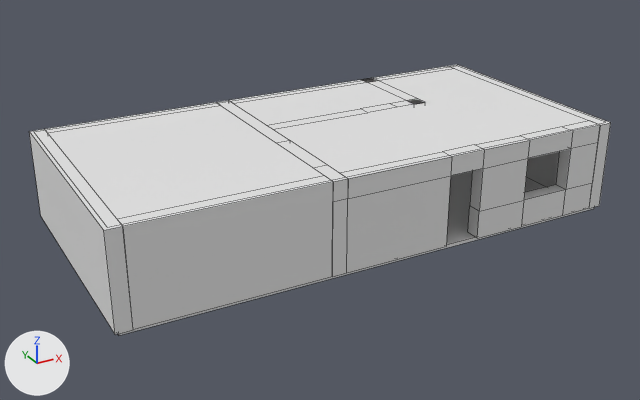
Two versions of the Blender file Dott-VR_front/Assets/Created assets/Manor.blend, one commit apart.
Both versions are drawn from a 50 mm camera at (-12.34, -17.54, 10.39) aimed at (-1.45, 2.28, 0.48). Every picture has the same lights, and +X, +Y and +Z are marked at lower left. Mesh edges are drawn as thin lines.

Before the edit, the objects in view are built like this:
```python
me_cube_001 = bpy.data.meshes.new('Cube.001')
me_cube_001.from_pydata(...)  # a box spanning x -0.5..0.5, y -0.5..0.5, z -0.5..0.5
me_cube_011 = bpy.data.meshes.new('Cube.011')
me_cube_011.from_pydata(...)  # a box spanning x -0.5..0.5, y -0.5..0.5, z -0.5..0.5
me_cube_013 = bpy.data.meshes.new('Cube.013')
me_cube_013.from_pydata(...)  # a box spanning x -0.5..0.5, y -0.5..0.5, z -0.5..0.5
me_cube_015 = bpy.data.meshes.new('Cube.015')
me_cube_015.from_pydata(...)  # a box spanning x -0.5..0.5, y -0.5..0.5, z -0.5..0.5
ob_floor = bpy.data.objects.new('floor', me_cube_001)
ob_floor.location = (-1.2, 2.5, -0.05)
ob_floor.rotation_euler = (0.0, 1.571, 0.0)  # degrees (0, 90, 0)
ob_floor.scale = (0.1, 6.8, 14.0)
ob_roof = bpy.data.objects.new('roof', me_cube_015)
ob_roof.location = (-1.2, 2.5, 2.46)
ob_roof.rotation_euler = (0.0, 1.571, 0.0)  # degrees (0, 90, 0)
ob_roof.scale = (0.1, 6.8, 14.0)
ob_wall2 = bpy.data.objects.new('Wall2', me_cube_013)
ob_wall2.location = (-5.4, 5.8, 1.26)
ob_wall2.rotation_euler = (0.0, 0.0, 1.571)  # degrees (0, 0, 90)
ob_wall2.scale = (0.4, 5.0, 2.5)
ob_wall4 = bpy.data.objects.new('Wall4', me_cube_011)
ob_wall4.location = (-5.4, -0.8, 1.26)
ob_wall4.rotation_euler = (0.0, 0.0, 1.571)  # degrees (0, 0, 90)
ob_wall4.scale = (0.4, 5.0, 2.5)
# also in view: 'Wall1' at (1.5, 5.8, 1.26); 'Wall6' at (1.5, -0.8, 1.26); 'Wall7' at (5.7, 2.5, 1.26); 'Wall9' at (-2.7, 2.5, 1.26); 'Wall8' at (0.0, 3.2, 1.26)
```
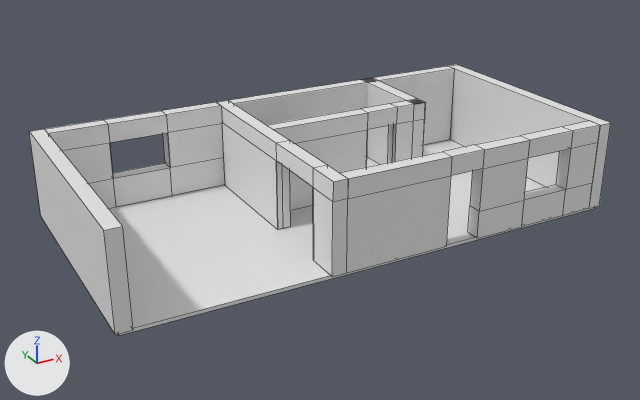
Pixel boxes [x1, y1, x2, y2] of what changed, in the pictures (640 x 400 px):
'roof', hidden: before [45, 69, 588, 219]
'Wall4', hidden: before [118, 176, 333, 330]
'Wall2', reshaped: before [45, 102, 221, 133]; after [45, 102, 225, 208]
'floor', unchanged, uncovered by the edit: before [118, 171, 594, 335]; after [109, 140, 594, 335]
'Wall9', unchanged, uncovered by the edit: [216, 100, 348, 277] in both
'Wall7', unchanged, uncovered by the edit: [449, 65, 611, 208] in both
'Wall8', unchanged, uncovered by the edit: before [267, 99, 423, 129]; after [267, 99, 425, 210]

What the commit changed:
me_cube_013 is used by ob_wall2; location (-5.4, 5.8, 1.26); rotation (0.0, 0.0, 1.571), in degrees (0, 0, 90); scale (0.4, 5.0, 2.5).
me_cube_013 had 8 vertices, 6 faces and spanned x -0.5..0.5, y -0.5..0.5, z -0.5..0.5.
me_cube_013 now has 36 vertices, 32 faces and spans x -0.5..0.5, y -0.5..0.5, z -0.5..0.5.
Part 1, on me_cube_013:
6 faces are deleted.
8 vertices are added at x -0.5..0.5, y -0.162..0.175, z -0.5..0.5.
6 new vertices lie (0.0, 0.0, 0.352) away from vertices in x -0.5..0.5, y -0.5..0.5, z -0.5.
6 new vertices lie (0.0, 0.338, 0.0) away from vertices in x -0.5..0.5, y -0.5, z -0.5..0.5.
8 new vertices lie (0.0, 0.0, -0.219) away from vertices in x -0.5..0.5, y -0.5..0.5, z 0.5.
32 new faces join them.
Object 'Wall4' (ob_wall4) is now hidden.
Object 'roof' (ob_roof) is now hidden.
